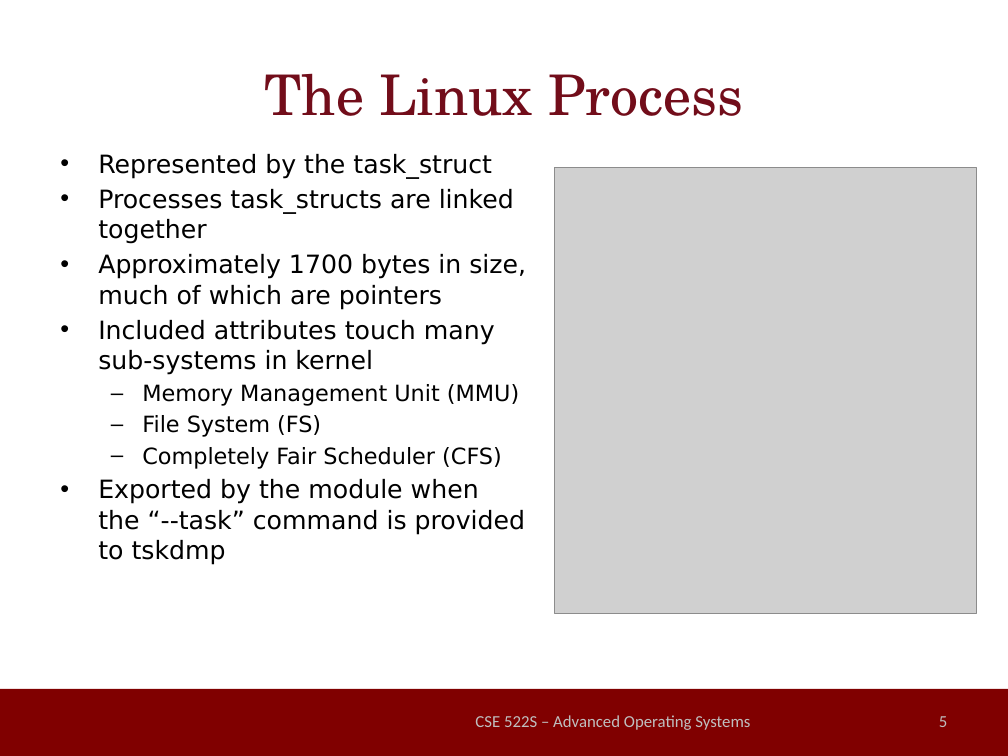
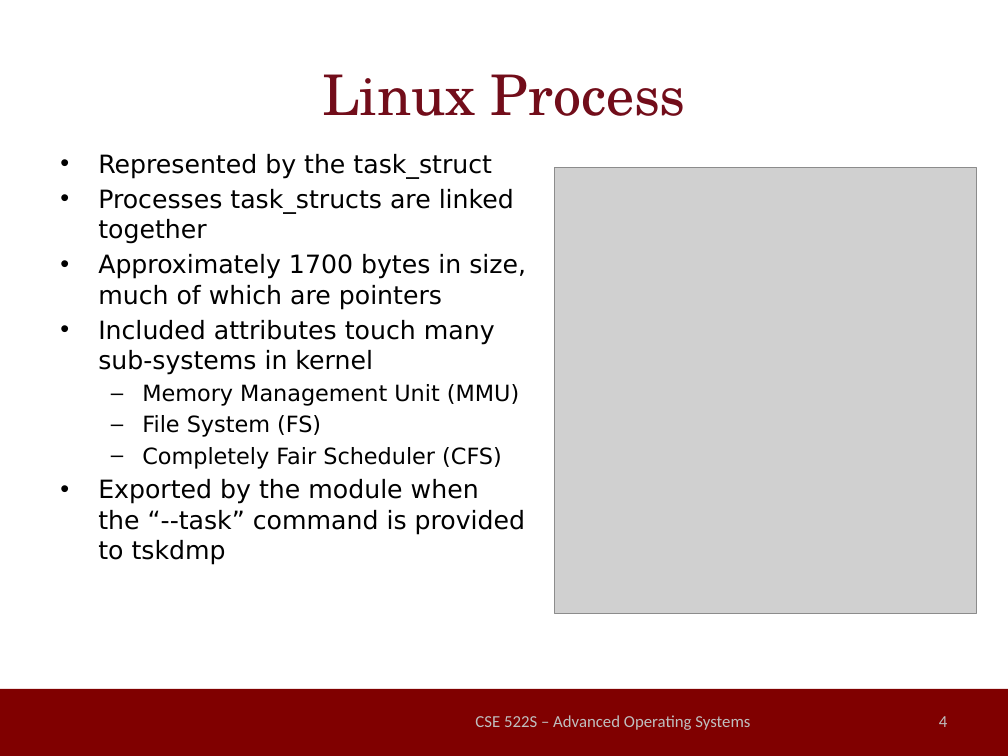
Before and after one commit to millerrt3/LinuxSuspendable, a slide deck: slide 4 of final_presentation.pptx (slide 5 before the commit). Drawn at 1008x756 pixels with LibreOffice and Linux fonts; fonts in the diff are those of the drawing; grey boxes stand for pictures; background and template pictures are left out. Boxes give left, top, right and bottom in pixels: in the first picture for what was removed or moved away, otherwise in the second. Text is boxed around its words. In the diff, an @@ line names an element or a change of style, - is before the commit and + after.

Commit message:
Added more slides involving the linux kernel structures.

```diff
--- a/final_presentation.pptx
+++ b/final_presentation.pptx
@@ title at [322,74,686,116]: text changed @@
-The Linux Process
+Linux Process
@@ page number at [939,716,947,727]: text changed @@
-5
+4
```
Also in this commit, not shown: 2 other slides changed, 4 slides added.
